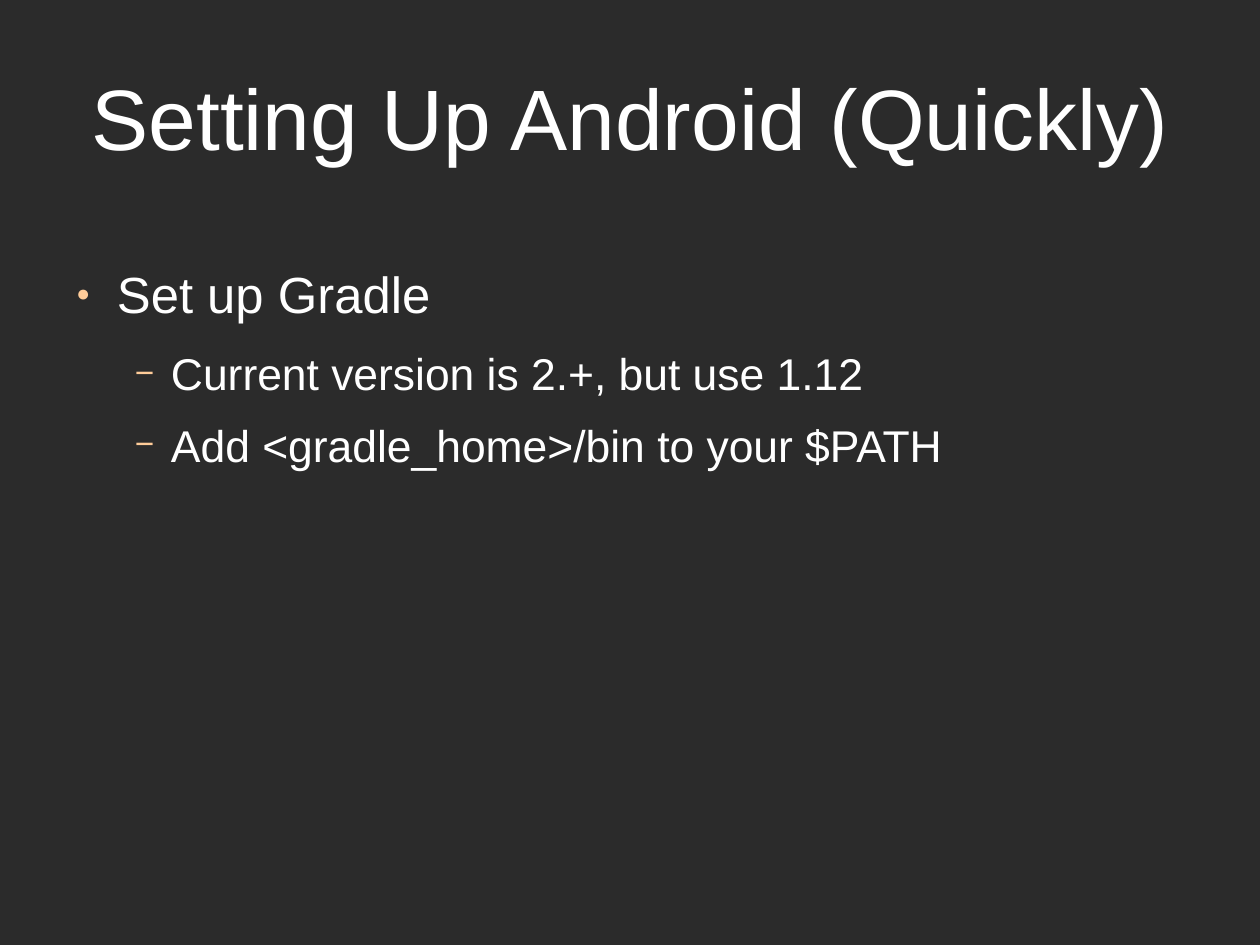
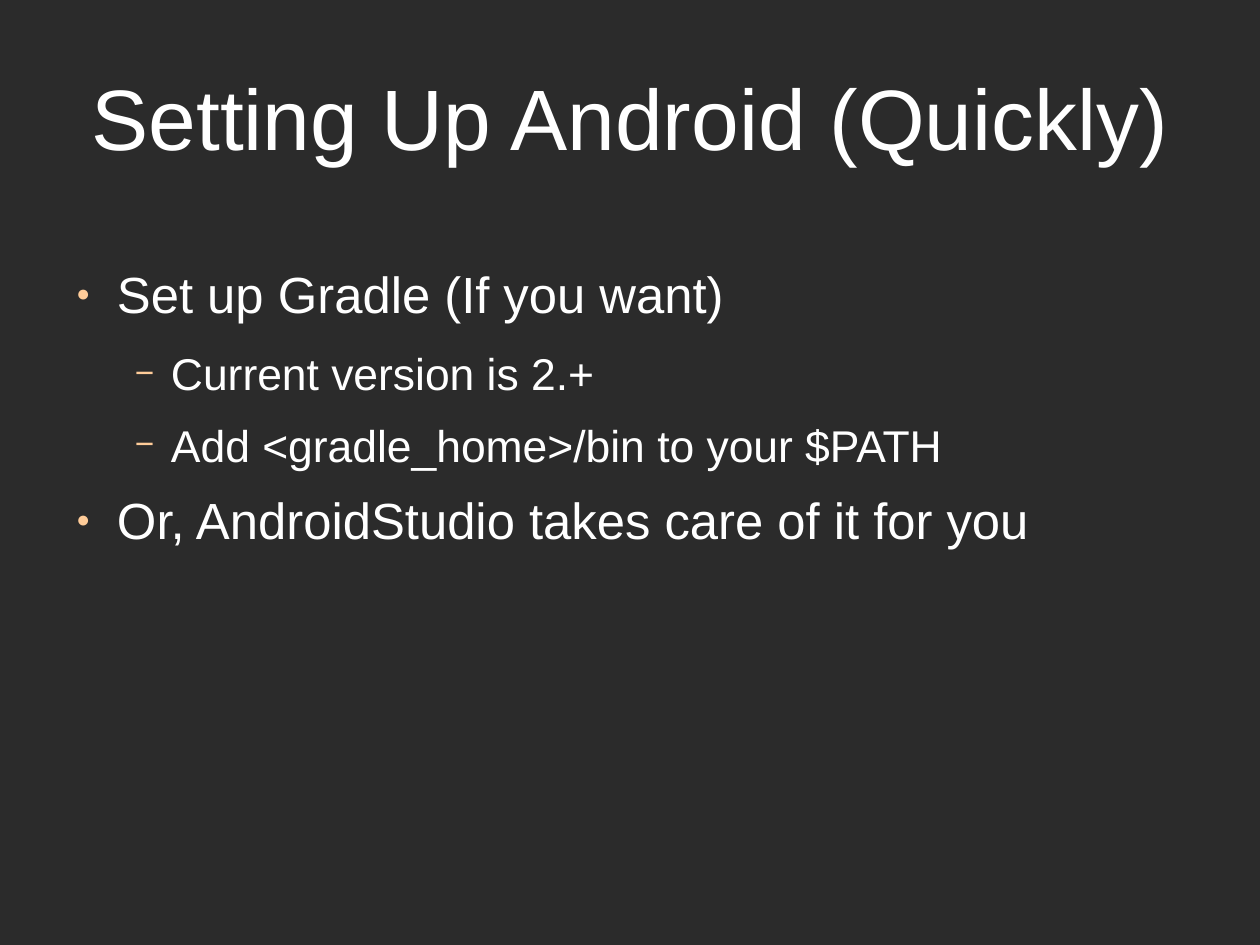
Before and after one commit to alphonzo79/HelloAndroidExample, a slide deck: slide 5 of HelloAndroidPresentationSlides.odp (slide 4 before the commit). Drawn at 1260x945 pixels with LibreOffice and Linux fonts; fonts in the diff are those of the drawing; background and template pictures are left out; a plain dark background stands for a picture behind light text. Boxes give left, top, right and bottom in pixels: in the first picture for what was removed or moved away, otherwise in the second. Text is boxed around its words. In the diff, an @@ line names an element or a change of style, - is before the commit and + after.

Commit message:
Updating slides

```diff
--- a/HelloAndroidPresentationSlides.odp
+++ b/HelloAndroidPresentationSlides.odp
@@ text at bbox=[117, 276, 723, 391]: text changed; size 28 to 32 pt @@
-● Set up Gradle
-  − Current version is 2.+, but use 1.12
+● Set up Gradle (If you want)
+  − Current version is 2.+
@@ text at bbox=[117, 502, 1029, 550]: paragraph added @@
+● Or, AndroidStudio takes care of it for you
```
Also in this commit, not shown: 1 other slide changed, 1 slide added.
